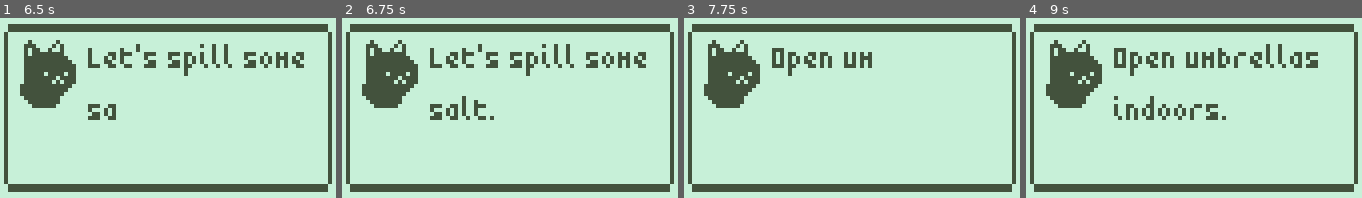
Above: before the commit, frames 1-4 (left to right).
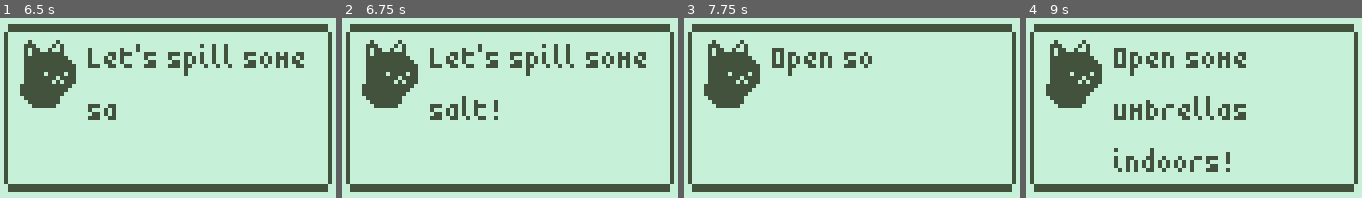
Above: after the commit, the same moments.

Repository: goldghosty/NokiaGame
Game: Godot game, scene res://Scenes/start_scene.tscn
The game is run twice, just before and just after one commit, with the same random seed, the same clock (stepped at 60 frames per second) and the same inputs. The project has no main scene, so this scene is started directly.
Inputs:
- Up to frame 1 (6.5 s): tap Enter (advance_dialogue) at 0.5, 2.85, 5 s; hold Enter (advance_dialogue) 0.53-1.28 s; hold D (move_right) 0.53-2.03 s; tap Z (break) at 1.35, 3.6, 5.85 s; hold A (move_left) 2.03-2.78 s; hold X (swipe) 2.03-2.78 s; tap Space at 2.75 s; hold D (move_right) 2.78-4.28 s; hold A (move_left) 4.28-5.03 s; tap X (swipe) at 4.35 s; hold D (move_right) 5.03-5.78 s; hold Enter (advance_dialogue) 5.03-5.78 s; hold A (move_left) from 5.78 s (still down)
- Up to frame 2 (6.75 s): keep holding A (move_left); hold X (swipe) from 6.53 s (still down)
- Up to frame 3 (7.75 s): tap Space at 7.25 s; release A (move_left) at 7.28 s; release X (swipe) at 7.28 s; hold D (move_right) from 7.28 s (still down); tap Enter (advance_dialogue) at 7.35 s
- Up to frame 4 (9 s): keep holding D (move_right); tap Z (break) at 8.1 s; tap X (swipe) at 8.85 s

Frame 1 is identical in both runs. In frame 2, 0.1% of the frame differs, in the area x 44-47%, y 45-57%; in frame 3, 0.3%; in frame 4, 5.2%, in the area x 26-87%, y 14-86%.

Commit message:
intro animation

Diff:
--- a/Scenes/main_scene.tscn
+++ b/Scenes/main_scene.tscn
@@ -38,7 +38,7 @@
 size = Vector2(3, 58)
 
 [sub_resource type="RectangleShape2D" id="RectangleShape2D_76v2p"]
-size = Vector2(169, 3)
+size = Vector2(253, 3)
 
 [sub_resource type="RectangleShape2D" id="RectangleShape2D_m1efj"]
 size = Vector2(3, 58)
@@ -64,7 +64,7 @@
 position = Vector2(239, 36)
 
 [node name="PlatformLayer" type="TileMapLayer" parent="." unique_id=2120454897]
-tile_map_data = PackedByteArray("AAAAAAEAAQAAAAAAAAABAAEAAQA …(448 unchanged characters)… CAAAAAAATAAEAAQABAAAAAAAUAAEAAQACAAAAAAA=")
+tile_map_data = PackedByteArray("AAAAAAEAAQAAAAAAAAABAAEAAQA …(448 unchanged characters)… CAAAAAAATAAEAAQABAAAAAAAUAAEAAQACAAAAAAAYAAIAAQAAAAAAAAAZAAIAAQACAAAAAAAaAAEAAQAAAAAAAAAbAAEAAQACAAAAAAAdAAIAAQABAAAAAAAeAAIAAQABAAAAAAAfAAIAAQACAAAAAAAcAAIAAQAAAAAAAAA=")
 tile_set = SubResource("TileSet_ioaeq")
 
 [node name="StaticBody2D" type="StaticBody2D" parent="." unique_id=2059058637]
@@ -123,7 +123,7 @@
 collision_mask = 17
 
 [node name="CollisionShape2D" type="CollisionShape2D" parent="InvisibleWall4" unique_id=19034964]
-position = Vector2(83.5, -3.5)
+position = Vector2(125.5, -3.5)
 shape = SubResource("RectangleShape2D_76v2p")
 
 [node name="InvisibleWall2" type="StaticBody2D" parent="." unique_id=1648605199]
--- a/Scenes/start_scene.tscn
+++ b/Scenes/start_scene.tscn
@@ -1,6 +1,99 @@
 [gd_scene format=3 uid="uid://701mjri1jbh5"]
 
 [ext_resource type="Script" uid="uid://cjp6lbre3v610" path="res://Scripts/start_scene.gd" id="1_mbe3m"]
+[ext_resource type="Texture2D" uid="uid://by0ou2jcyuh4o" path="res://Sprites/intro_scene.png" id="2_aeweq"]
+
+[sub_resource type="AtlasTexture" id="AtlasTexture_8turk"]
+atlas = ExtResource("2_aeweq")
+region = Rect2(0, 0, 84, 48)
+
+[sub_resource type="AtlasTexture" id="AtlasTexture_tn7b4"]
+atlas = ExtResource("2_aeweq")
+region = Rect2(84, 0, 84, 48)
+
+[sub_resource type="AtlasTexture" id="AtlasTexture_xt55t"]
+atlas = ExtResource("2_aeweq")
+region = Rect2(168, 0, 84, 48)
+
+[sub_resource type="AtlasTexture" id="AtlasTexture_0h5c2"]
+atlas = ExtResource("2_aeweq")
+region = Rect2(252, 0, 84, 48)
+
+[sub_resource type="AtlasTexture" id="AtlasTexture_cfx51"]
+atlas = ExtResource("2_aeweq")
+region = Rect2(0, 48, 84, 48)
+
+[sub_resource type="AtlasTexture" id="AtlasTexture_lfimv"]
+atlas = ExtResource("2_aeweq")
+region = Rect2(84, 48, 84, 48)
+
+[sub_resource type="AtlasTexture" id="AtlasTexture_jk0hh"]
+atlas = ExtResource("2_aeweq")
+region = Rect2(168, 48, 84, 48)
+
+[sub_resource type="AtlasTexture" id="AtlasTexture_tl0ia"]
+atlas = ExtResource("2_aeweq")
+region = Rect2(252, 48, 84, 48)
+
+[sub_resource type="AtlasTexture" id="AtlasTexture_bdamb"]
+atlas = ExtResource("2_aeweq")
+region = Rect2(0, 96, 84, 48)
+
+[sub_resource type="AtlasTexture" id="AtlasTexture_7wve5"]
+atlas = ExtResource("2_aeweq")
+region = Rect2(84, 96, 84, 48)
+
+[sub_resource type="AtlasTexture" id="AtlasTexture_3ortm"]
+atlas = ExtResource("2_aeweq")
+region = Rect2(168, 96, 84, 48)
+
+[sub_resource type="AtlasTexture" id="AtlasTexture_iaj3s"]
+atlas = ExtResource("2_aeweq")
+region = Rect2(252, 96, 84, 48)
+
+[sub_resource type="SpriteFrames" id="SpriteFrames_rqcxq"]
+animations = [{
+"frames": [{
+"duration": 1.0,
+"texture": SubResource("AtlasTexture_8turk")
+}, {
+"duration": 1.0,
+"texture": SubResource("AtlasTexture_tn7b4")
+}, {
+"duration": 1.0,
+"texture": SubResource("AtlasTexture_xt55t")
+}, {
+"duration": 1.0,
+"texture": SubResource("AtlasTexture_0h5c2")
+}, {
+"duration": 1.0,
+"texture": SubResource("AtlasTexture_cfx51")
+}, {
+"duration": 1.0,
+"texture": SubResource("AtlasTexture_lfimv")
+}, {
+"duration": 1.0,
+"texture": SubResource("AtlasTexture_jk0hh")
+}, {
+"duration": 1.0,
+"texture": SubResource("AtlasTexture_tl0ia")
+}, {
+"duration": 1.0,
+"texture": SubResource("AtlasTexture_bdamb")
+}, {
+"duration": 1.0,
+"texture": SubResource("AtlasTexture_7wve5")
+}, {
+"duration": 1.0,
+"texture": SubResource("AtlasTexture_3ortm")
+}, {
+"duration": 1.0,
+"texture": SubResource("AtlasTexture_iaj3s")
+}],
+"loop": false,
+"name": &"default",
+"speed": 5.0
+}]
 
 [node name="StartScene" type="Node2D" unique_id=1333314086]
 process_mode = 3
@@ -10,3 +103,7 @@
 offset_right = 85.0
 offset_bottom = 49.0
 color = Color(0.78039217, 0.9411765, 0.84705883, 1)
+
+[node name="AnimatedSprite2D" type="AnimatedSprite2D" parent="." unique_id=1066263627]
+position = Vector2(42, 24)
+sprite_frames = SubResource("SpriteFrames_rqcxq")
--- a/Scripts/start_scene.gd
+++ b/Scripts/start_scene.gd
@@ -1,5 +1,5 @@
 extends Node2D
-
+@onready var animated_sprite_2d: AnimatedSprite2D = $AnimatedSprite2D
 
 var start_lines :Array[String] = [
 	"I don't believe in luck.",
@@ -7,13 +7,14 @@
 	"You don't want me crossing your path?",
 	"GOOD. I don't want to see you either.",
 	"So I'm on a mission to tempt fate.",
-	"Let's spill some salt.",
-	"Open umbrellas indoors.",
-	"Break mirrors",
+	"Let's spill some salt!",
+	"Open some umbrellas indoors!",
+	"Break all the mirrors!",
 	"And destroy these false idols of LUCK!"
 ]
 
 func _ready() -> void:
+	animated_sprite_2d.visible = false
 	DialogueManager.start_dialogue(start_lines)
 	DialogueManager.dialogue_complete.connect(on_dialogue_complete)
 
@@ -25,4 +26,7 @@
 	#get_tree().change_scene_to_file("res://Scenes/main_scene.tscn")
 
 func on_dialogue_complete():
+	animated_sprite_2d.visible = true
+	animated_sprite_2d.play("default")
+	await animated_sprite_2d.animation_finished
 	get_tree().change_scene_to_file("res://Scenes/main_scene.tscn")
--- a/dialogue_manager.gd
+++ b/dialogue_manager.gd
@@ -4,12 +4,15 @@
 
 @onready var dialogue_box: Control = $DialogueBox
 @onready var dialogue_text: Label = $DialogueBox/TextureRect/DialogueText
-
+@onready var cat_talk: AudioStreamPlayer2D = $CatTalk
+@export var cat_voice_one : AudioStream
+@export var cat_voice_two : AudioStream
 
 var dialogue_lines: Array[String] = []
 var current_line_index: int = 0
 var is_dialogue_active: bool = false
 var dialogue_speed = 0.05
+var use_first_voice : bool = true
 
 func _ready() -> void:
 	dialogue_box.visible = false
@@ -21,6 +24,7 @@
 	current_line_index = 0
 	is_dialogue_active = true
 	dialogue_box.visible = true
+	use_first_voice = true
 	show_line()
 
 func _input(event):
@@ -44,6 +48,11 @@
 	dialogue_text.text = dialogue_lines[current_line_index]
 	dialogue_text.visible_ratio = 0.0
 	var duration = dialogue_text.text.length()* dialogue_speed
-
+	if use_first_voice:
+		cat_talk.stream = cat_voice_one
+	if !use_first_voice:
+		cat_talk.stream = cat_voice_two
+	cat_talk.play()
+	use_first_voice = !use_first_voice
 	var tween = create_tween()
 	tween.tween_property(dialogue_text, "visible_ratio", 1.0, duration)
--- a/dialogue_manager.tscn
+++ b/dialogue_manager.tscn
@@ -3,11 +3,15 @@
 [ext_resource type="Script" uid="uid://bxw5k0quo1cxa" path="res://dialogue_manager.gd" id="1_k6lpl"]
 [ext_resource type="Texture2D" uid="uid://b8gqv731hk4d7" path="res://Sprites/dialoguebox.png" id="2_jslty"]
 [ext_resource type="FontFile" uid="uid://cjywvmwru1yhg" path="res://Zepto-Regular.ttf" id="3_aal2s"]
+[ext_resource type="AudioStream" uid="uid://b05o16jst7bgq" path="res://Sounds/cattalk2.wav" id="3_tqlrv"]
 [ext_resource type="Texture2D" uid="uid://c2m150bqlxkr8" path="res://Sprites/blackcathead.png" id="4_aal2s"]
+[ext_resource type="AudioStream" uid="uid://bjqipsxcg68dj" path="res://Sounds/cattalk.wav" id="5_bfllj"]
 
 [node name="DialogueManager" type="CanvasLayer" unique_id=1724076962]
 process_mode = 3
 script = ExtResource("1_k6lpl")
+cat_voice_one = ExtResource("5_bfllj")
+cat_voice_two = ExtResource("3_tqlrv")
 
 [node name="DialogueBox" type="Control" parent="." unique_id=1756471496]
 layout_mode = 3
@@ -52,3 +56,5 @@
 offset_right = 20.0
 offset_bottom = 25.0
 texture = ExtResource("4_aal2s")
+
+[node name="CatTalk" type="AudioStreamPlayer2D" parent="." unique_id=980072644]
Not shown, added: Sounds/cattalk.wav.import
Not shown, added: Sounds/cattalk2.wav.import
Binary file added: Sprites/intro_scene.png
Not shown, added: Sprites/intro_scene.png.import
Not shown, added: Sounds/cattalk.wav
Not shown, added: Sounds/cattalk2.wav
